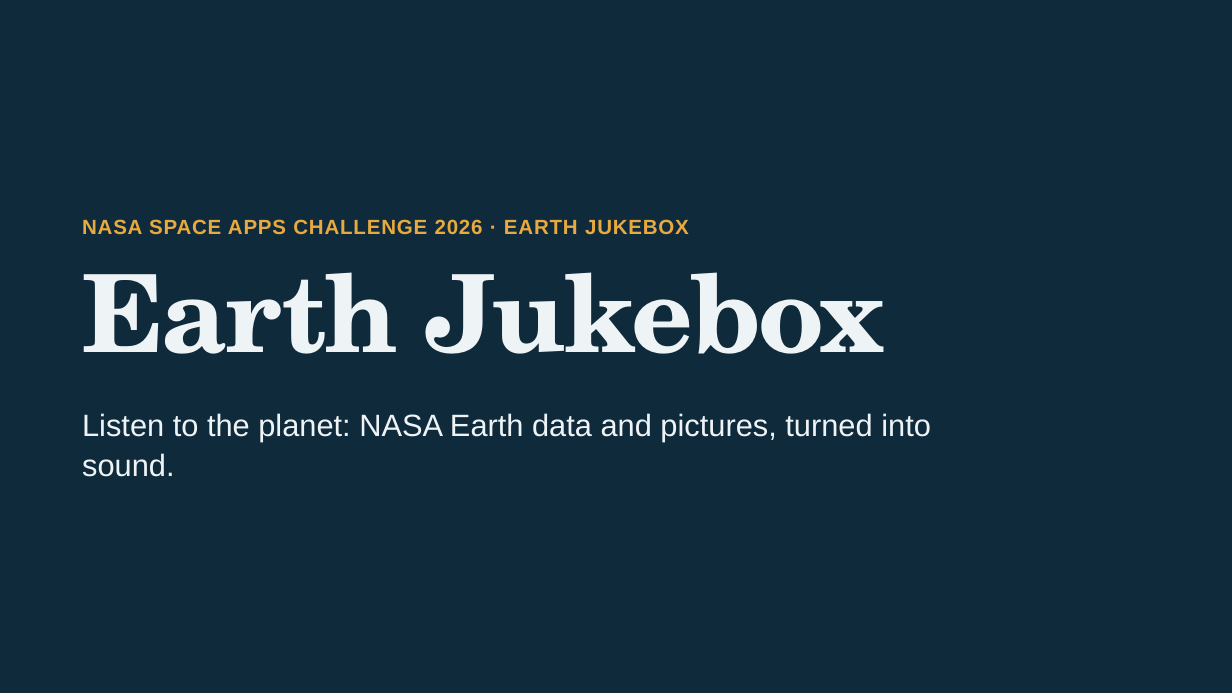
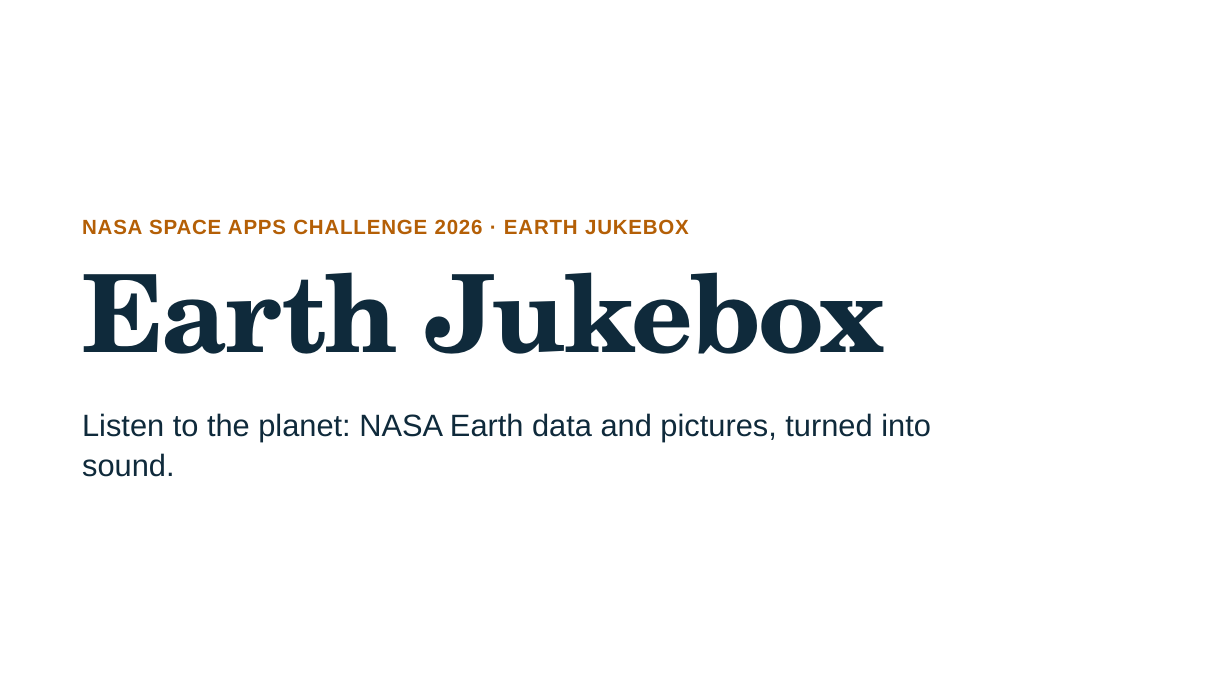
Before and after one commit to Avinash-Josh-i/Earth-Jukebox, a slide deck: slide 1 of Earth Jukebox Listen to the Planet.pptx. Drawn at 1232x693 pixels with LibreOffice and Linux fonts; fonts in the diff are those of the drawing. Boxes give left, top, right and bottom in pixels: in the first picture for what was removed or moved away, otherwise in the second. Text is boxed around its words. In the diff, an @@ line names an element or a change of style, - is before the commit and + after.

```diff
--- a/Earth Jukebox Listen to the Planet.pptx
+++ b/Earth Jukebox Listen to the Planet.pptx
@@ background #0F2A3B to #FFFFFF @@
@@ text "NASA SPACE APPS CHALLENGE 2026 ..." at [82, 219, 689, 235]: text colour #E8A93F to #B45F06 @@
@@ title "Earth Jukebox" at [82, 272, 886, 354]: text colour #EEF3F6 to #0F2A3B @@
@@ text "Listen to the planet: NASA ..." at [82, 413, 931, 477]: text colour #EEF3F6 to #0F2A3B @@
```
Also in this commit, not shown: 6 other slides changed, 1 other file.
